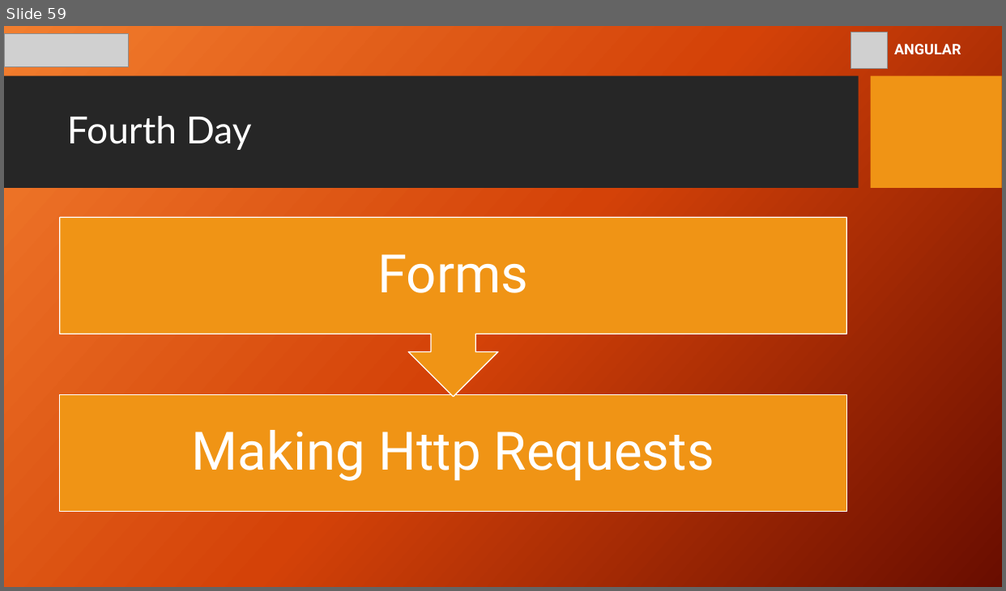
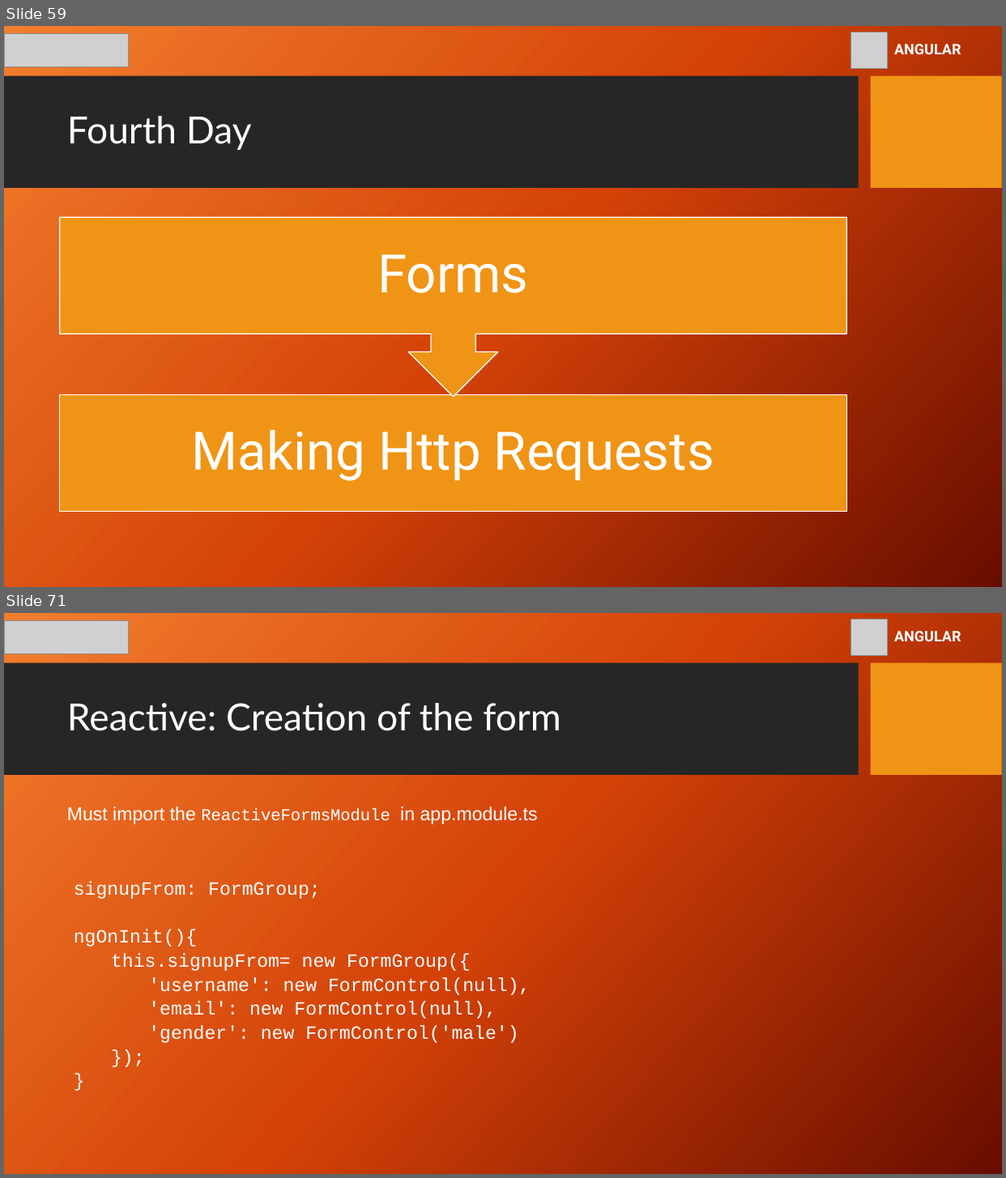
Before and after one commit to youma85/hps-ang, a slide deck: gp-hps-angular-8-yri.pptx. Shown one above the other, each under a label of ours: slide 59 before the commit, slides 59 and 71 after it; the slides between them are not shown. The pictures are 1006x591 and 1006x1178 pixels, drawn with LibreOffice and Linux fonts; fonts in the diff are those of the drawing; grey boxes stand for pictures; background and template pictures are left out. Boxes give left, top, right and bottom in pixels: in the first picture for what was removed or moved away, otherwise in the second. Text is boxed around its words. In the diff, an @@ line names an element or a change of style, - is before the commit and + after.

```diff
--- a/gp-hps-angular-8-yri.pptx
+++ b/gp-hps-angular-8-yri.pptx
@@ slide 71 added at [4, 613, 1002, 1174], background picture (left out); not listed: 2 template elements that a slide beside it also shows @@
@@ picture added at [4, 620, 128, 654] @@
@@ picture added at [850, 619, 888, 656] @@
@@ text added at [894, 631, 961, 641], 14 pt, text #FFFFFF, bold @@
+ANGULAR
@@ title added at [67, 703, 560, 731], 36 pt, text #FFFFFF @@
+Reactive: Creation of the form
@@ text added at [67, 807, 538, 824], 18 pt, text #FFFFFF @@
+Must import the ReactiveFormsModule in app.module.ts
@@ text added at [74, 881, 530, 1043], 18 pt, text #FFFFFF @@
+signupFrom: FormGroup;
+ngOnInit(){
+this.signupFrom= new FormGroup({
+'username': new FormControl(null),
+'email': new FormControl(null),
+'gender': new FormControl('male')
+});
+}
```
Also in this commit, not shown: 4 slides changed, 25 other slides added.
